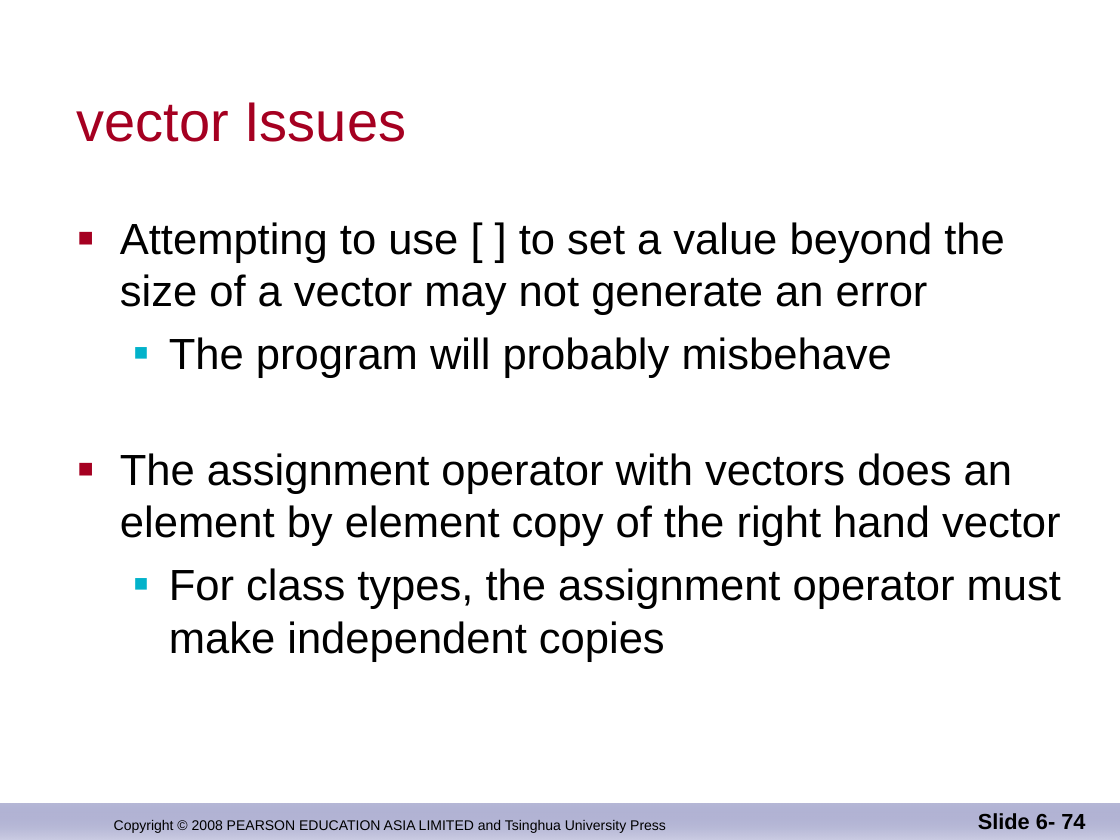
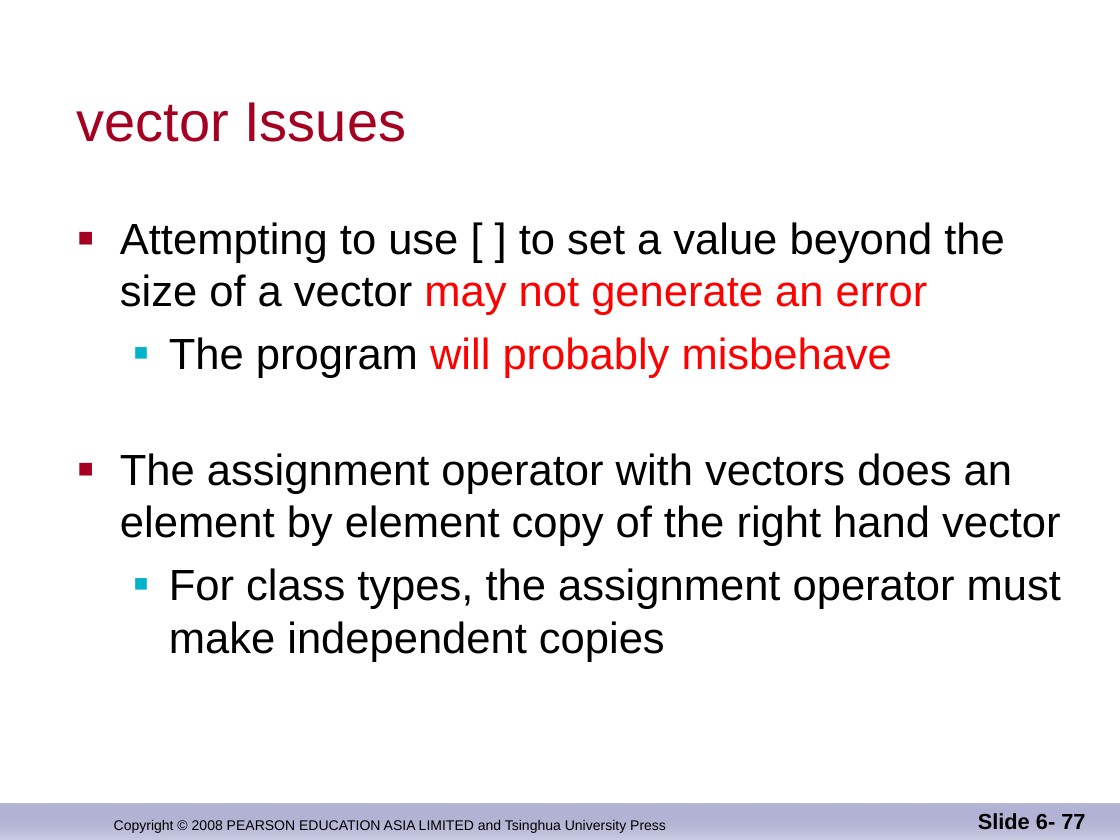
Before and after one commit to djuanbei/CPLUSPLUS, a slide deck: slide 77 of ppt/Chapter 8.ppt (slide 74 before the commit). Drawn at 1120x840 pixels with LibreOffice and Linux fonts; fonts in the diff are those of the drawing; background and template pictures are left out. Boxes give left, top, right and bottom in pixels: in the first picture for what was removed or moved away, otherwise in the second. Text is boxed around its words. In the diff, an @@ line names an element or a change of style, - is before the commit and + after.

```diff
--- a/ppt/Chapter 8.ppt
+++ b/ppt/Chapter 8.ppt
@@ text at box(120, 222, 1005, 378): text colour #000000 to #FF0000 in "may not generate an error", "will probably misbehave" @@
@@ page number at box(978, 813, 1085, 829): text changed @@
-Slide 6- 74
+Slide 6- 77
```
Also in this commit, not shown: 4 other slides changed, 4 slides added, 1 other file.
